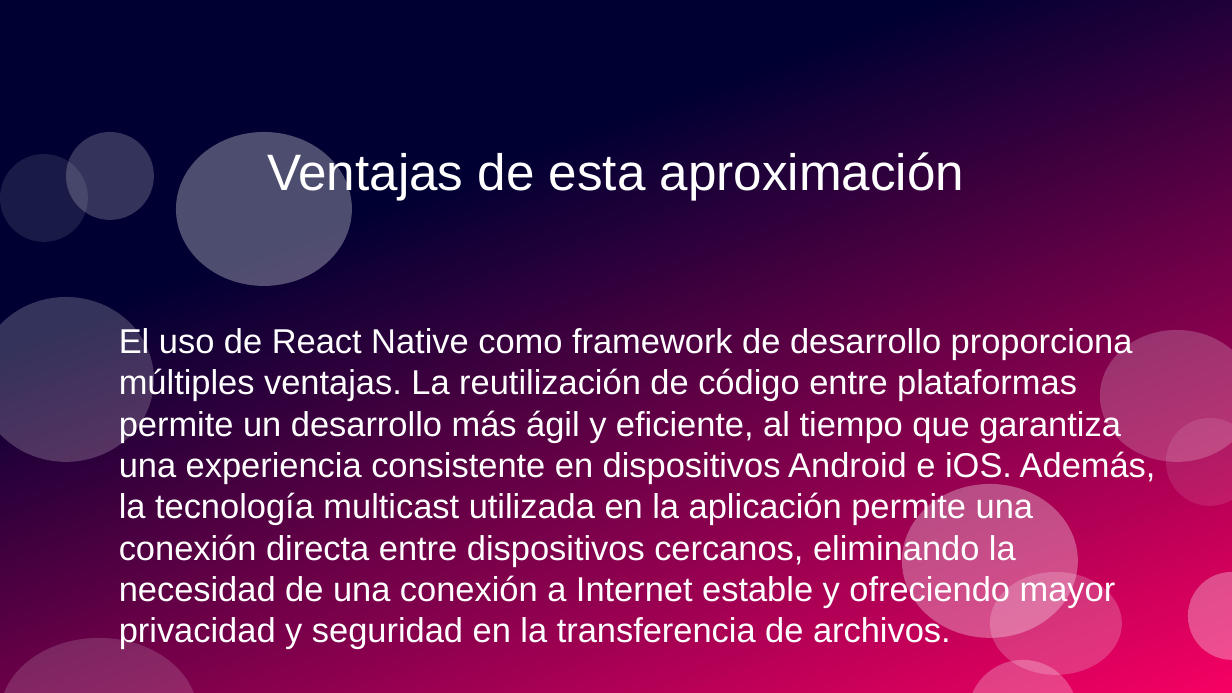
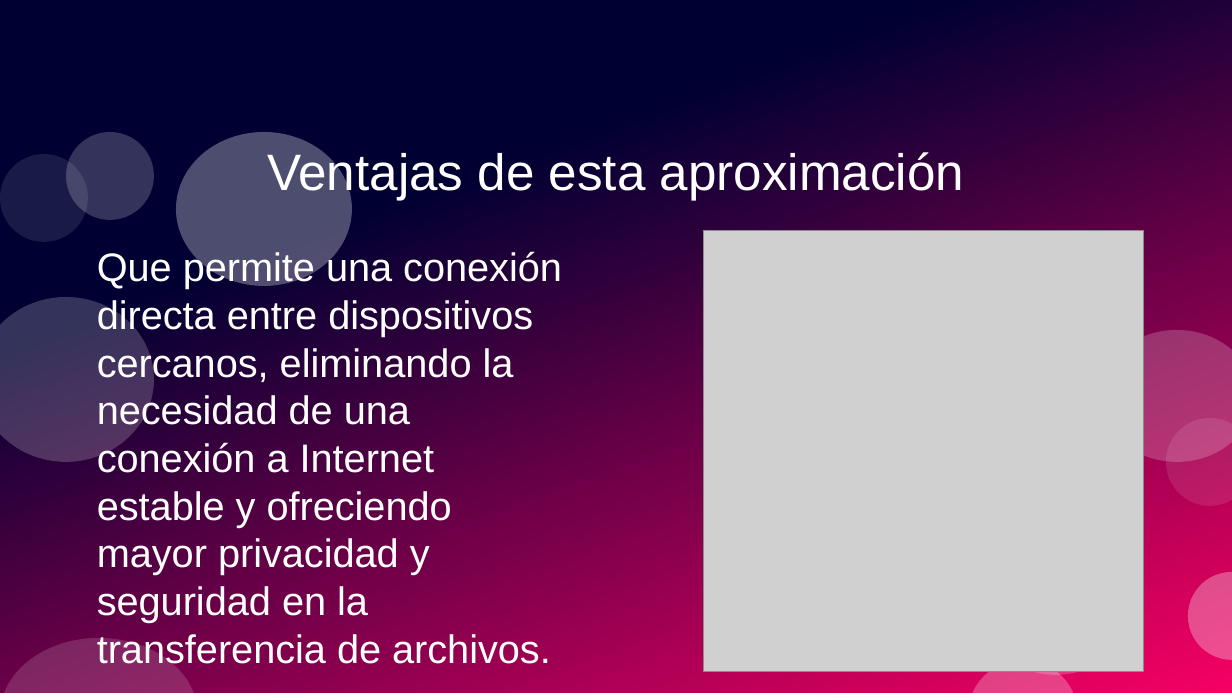
Before and after one commit to Guillermo750/integracion-dam, a slide deck: slide 7 of Defensa/Presentación/ReactNativeApp.odp. Drawn at 1232x693 pixels with LibreOffice and Linux fonts; fonts in the diff are those of the drawing; grey boxes stand for pictures. Boxes give left, top, right and bottom in pixels: in the first picture for what was removed or moved away, otherwise in the second. Text is boxed around its words. In the diff, an @@ line names an element or a change of style, - is before the commit and + after.

```diff
--- a/Defensa/Presentación/ReactNativeApp.odp
+++ b/Defensa/Presentación/ReactNativeApp.odp
@@ picture added at box(704, 231, 1145, 672) @@
@@ text at box(97, 250, 562, 664): text changed; size 22.2 to 25.6 pt @@
-El uso de React Native como framework de desarrollo proporciona múltiples ventajas. La reutilización de código entre plataformas permite un desarrollo más ágil y eficiente, al tiempo que garantiza una experiencia consistente en dispositivos Android e iOS. Además, la tecnología multicast utilizada en la aplicación permite una conexión directa entre dispositivos cercanos, eliminando la necesidad de una conexión a Internet estable y ofreciendo mayor privacidad y seguridad en la transferencia de archivos.
+Que permite una conexión directa entre dispositivos cercanos, eliminando la necesidad de una conexión a Internet estable y ofreciendo mayor privacidad y seguridad en la transferencia de archivos.
@@ ellipse removed at box(902, 484, 1078, 638) @@
```
Also in this commit, not shown: 6 other slides changed, 1 other file.
